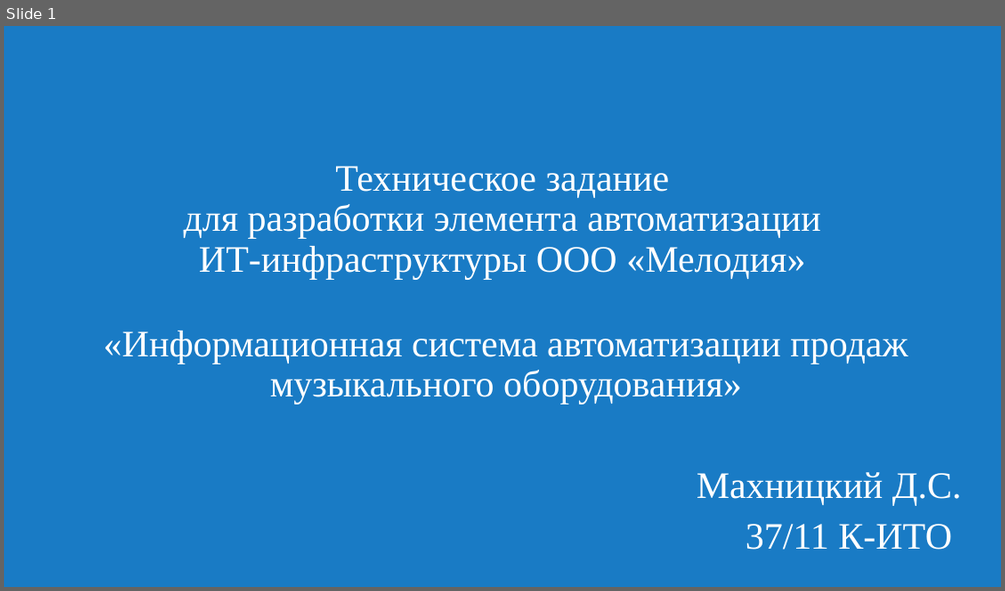
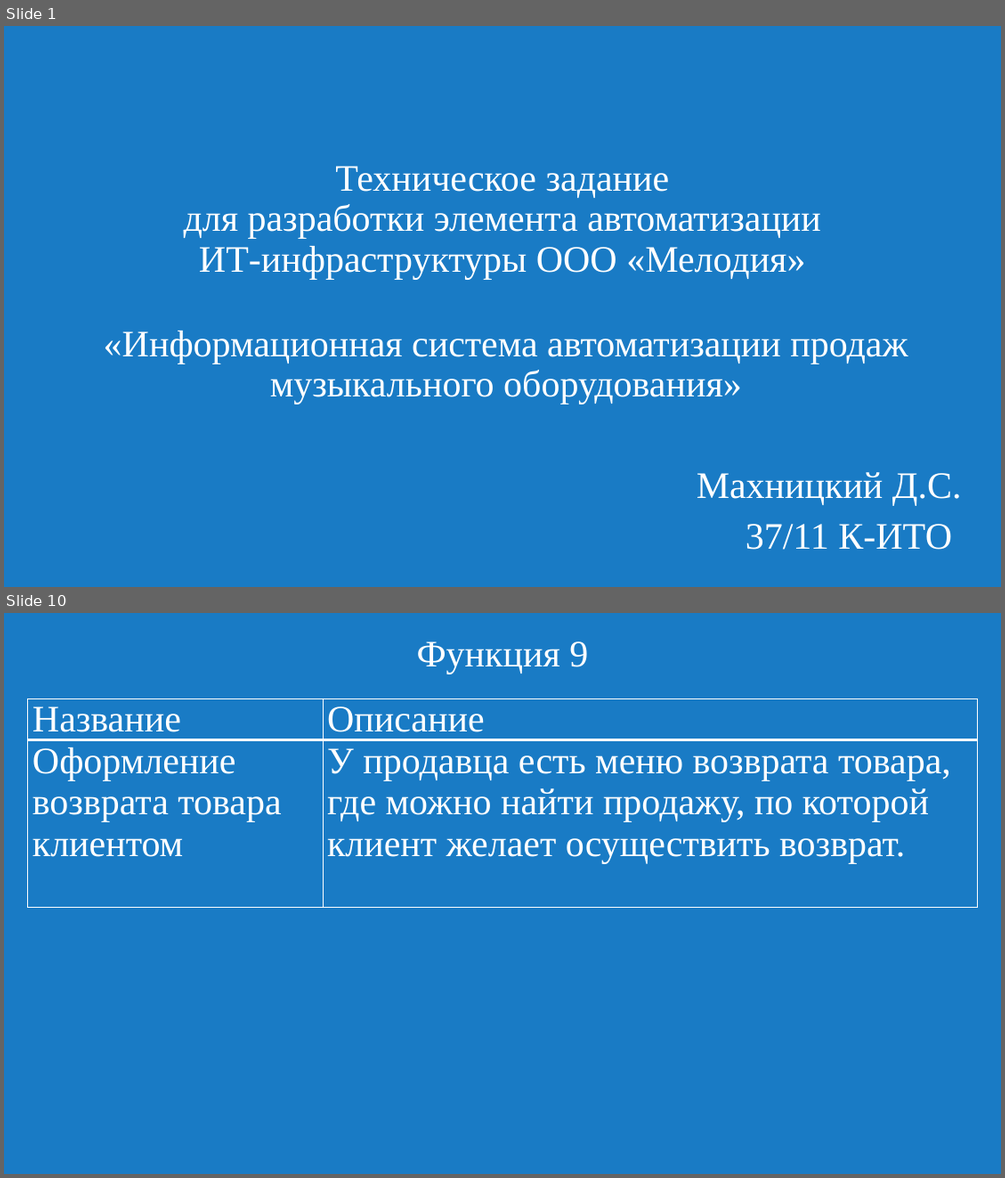
Before and after one commit to Slowpool/diploma-musical-shop-, a slide deck: OuterData/presentation.pptx. Shown one above the other, each under a label of ours: slide 1 before the commit, slides 1 and 10 after it; the slides between them are not shown. The pictures are 1005x591 and 1005x1178 pixels, drawn with LibreOffice and Linux fonts; fonts in the diff are those of the drawing. Boxes give left, top, right and bottom in pixels: in the first picture for what was removed or moved away, otherwise in the second. Text is boxed around its words. In the diff, an @@ line names an element or a change of style, - is before the commit and + after.

```diff
--- a/OuterData/presentation.pptx
+++ b/OuterData/presentation.pptx
@@ slide 10 added at [4,613,1001,1174], background #197BC5 @@
@@ title added at [417,641,588,674], 36 pt, text #FFFFFF @@
+Функция 9
@@ table added at [28,699,977,911], 2 rows, 2 columns @@
+Название | Описание
+Оформление возврата товара клиентом | У продавца есть меню возврата товара, где можно найти продажу, по которой клиент желает осуществить возврат.
```
Also in this commit, not shown: 1 slide changed, 12 other slides added, 11 slides removed, 1 other file.
